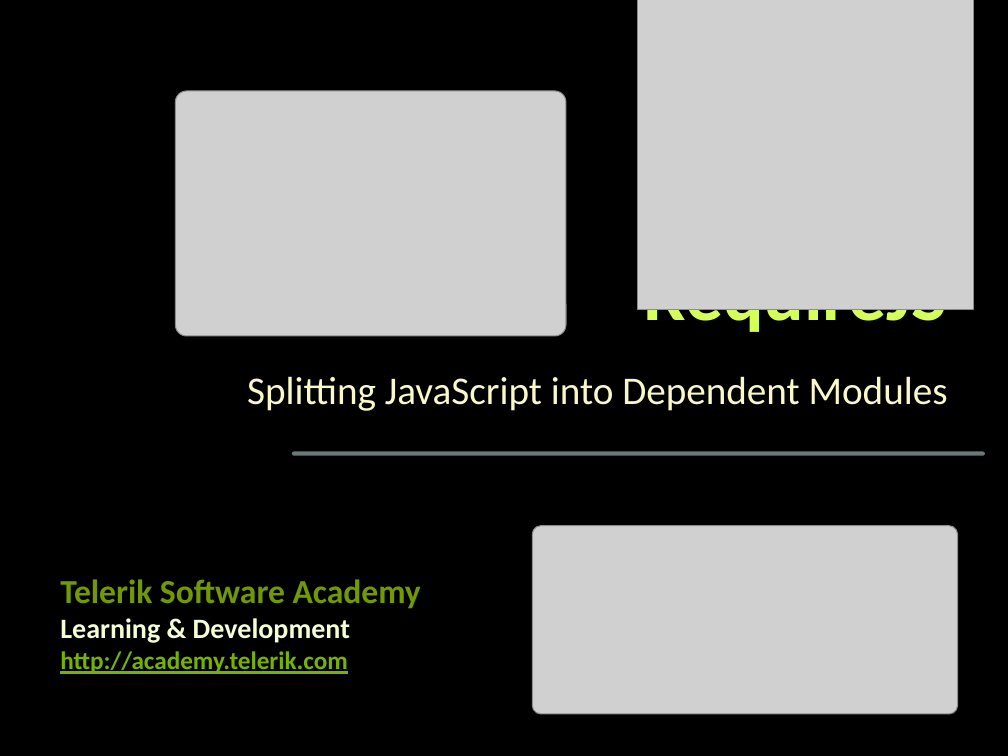
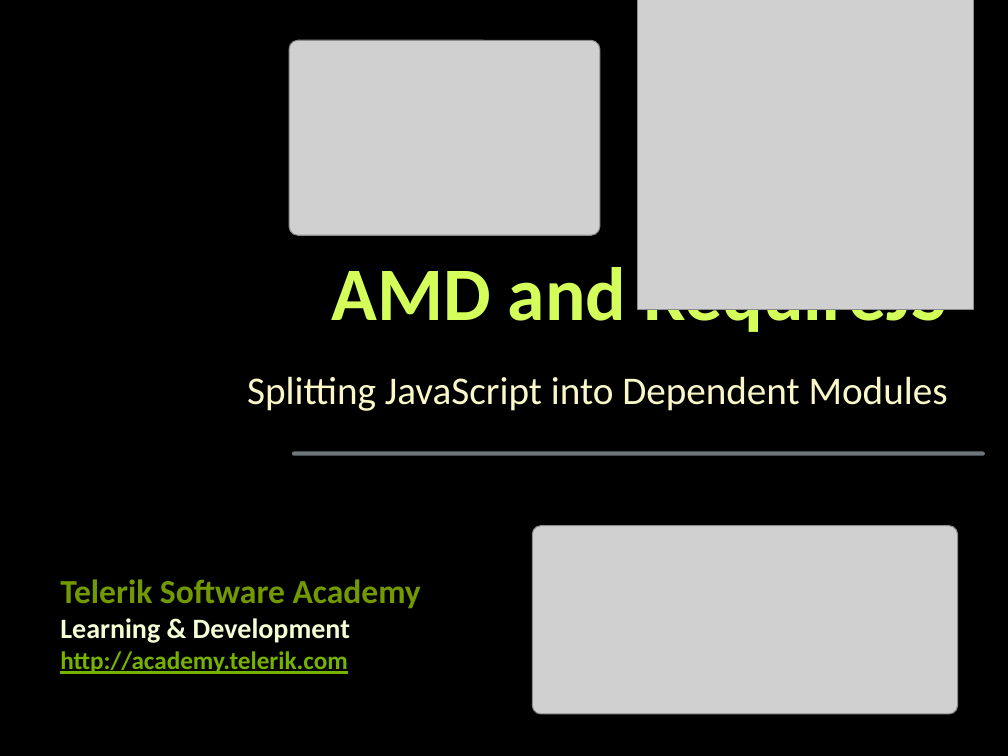
Before and after one commit to martin-nikolov/Telerik-Academy, a slide deck: slide 1 of Web Design & Development/5. JavaScript OOP/07. RequireJS/AMD-and-RequireJS.pptx. Drawn at 1008x756 pixels with LibreOffice and Linux fonts; fonts in the diff are those of the drawing; grey boxes stand for pictures; background and template pictures are left out. Boxes give left, top, right and bottom in pixels: in the first picture for what was removed or moved away, otherwise in the second. Text is boxed around its words. In the diff, an @@ line names an element or a change of style, - is before the commit and + after.

```diff
--- a/Web Design & Development/5. JavaScript OOP/07. RequireJS/AMD-and-RequireJS.pptx
+++ b/Web Design & Development/5. JavaScript OOP/07. RequireJS/AMD-and-RequireJS.pptx
@@ picture: place and size @@
-picture at box(175, 91, 566, 336)
+picture at box(289, 40, 600, 235)
@@ title at box(331, 267, 947, 338): text changed @@
-RequireJS
+AMD and RequireJS
```
Also in this commit, not shown: 8 other slides changed, 5 slides added, 3 slides removed, 19 other files.
